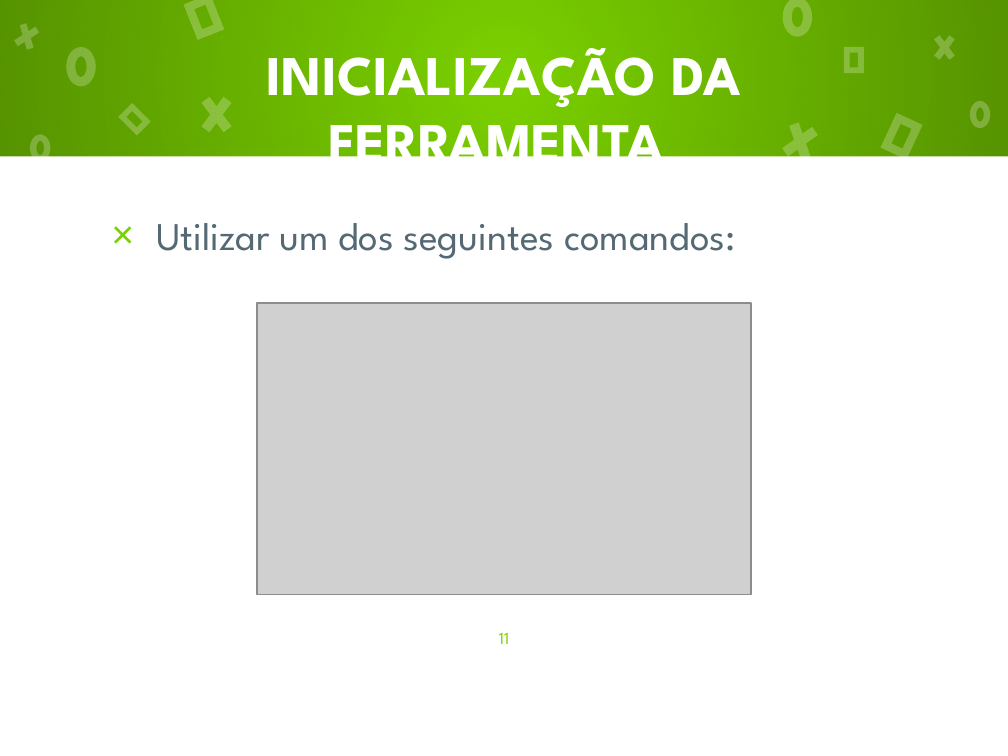
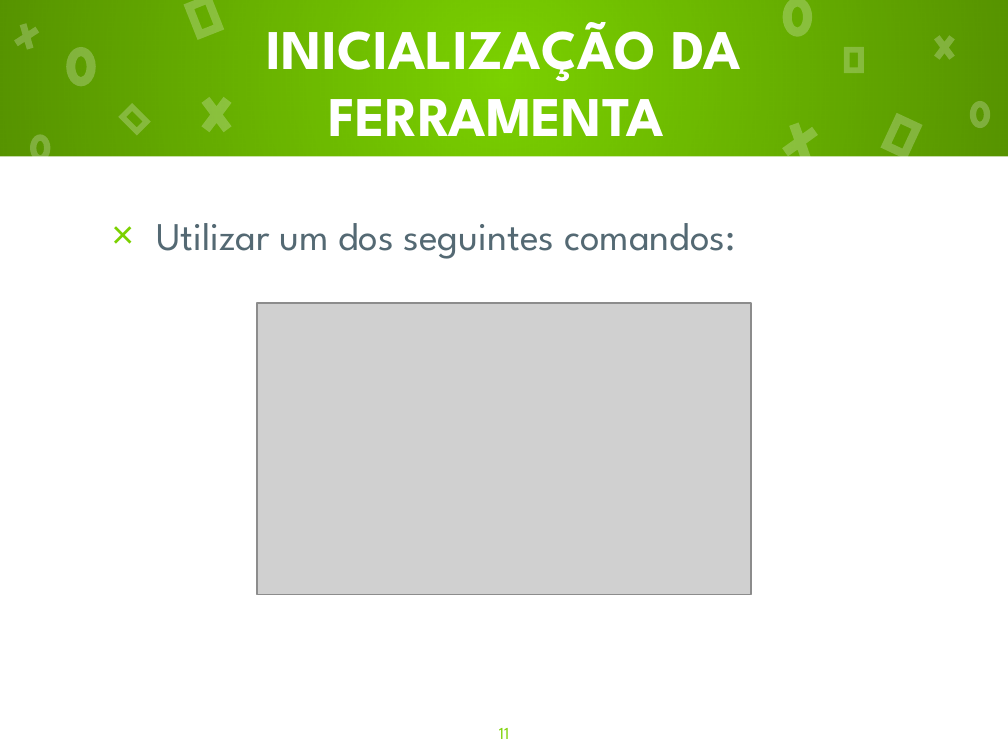
Before and after one commit to C4PISTRANO/DW2A4, a slide deck: slide 11 of Tecnologia Javascript/NextJs.pptx. Drawn at 1008x756 pixels with LibreOffice and Linux fonts; fonts in the diff are those of the drawing; grey boxes stand for pictures. Boxes give left, top, right and bottom in pixels: in the first picture for what was removed or moved away, otherwise in the second. Text is boxed around its words. In the diff, an @@ line names an element or a change of style, - is before the commit and + after.

```diff
--- a/Tecnologia Javascript/NextJs.pptx
+++ b/Tecnologia Javascript/NextJs.pptx
@@ title "INICIALIZAÇÃO DA FERRAMENTA" rewrapped from (267, 48, 741, 157) to (267, 22, 741, 136) @@
@@ page number: place and size @@
-page number at (499, 633, 509, 644)
+page number at (499, 728, 509, 739)
```
Also in this commit, not shown: 9 other slides changed, 3 slides added, 1 slide removed, 5 other files.
